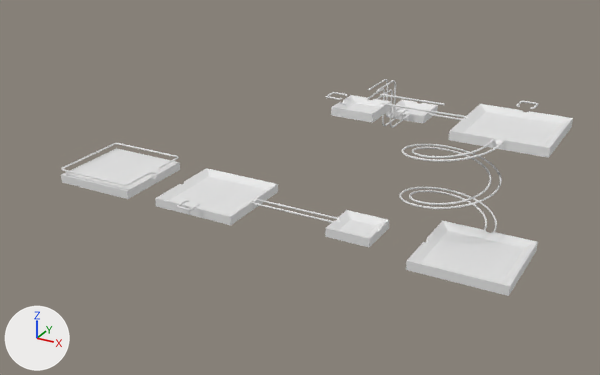
The FBX model Assets/Scenes/Models/Level1.fbx, before and after one commit.
One viewpoint serves both versions: a 50 mm lens placed at (6.39, -7.13, 3.88), pointed at (2.01, 0.83, -0.09). The axes (+X, +Y, +Z) are drawn at lower left. The lights are the same throughout. Where no turn or scale is listed for an object, it has been applied to the vertices. Vertices at the same position are counted once.

The first picture shows 'Level1'.
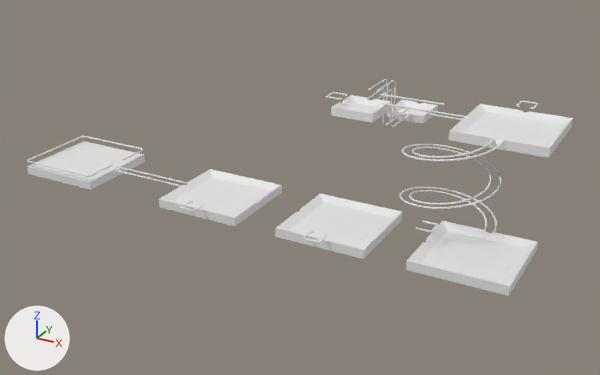
The newer file is also turned or shifted as a whole; pictures and numbers use the older file's frame.

What changed in the scene script:
```text
Change me_mesh:
    used by ob_level1; location = (0.0, 0.0, 0.0)
    remove me_mesh.from_pydata(...)  # 16626 vertices, 16650 faces; spans x -0.51..4.9, y -0.66..2.85, z -0.05..1.14
    add me_mesh.from_pydata(...)  # 16972 vertices, 17005 faces; spans x -1.06..4.9, y -0.66..2.85, z -0.05..1.14
    me_mesh part 1: the loose piece of 14 vertices spanning x -0.5..0.5, y -0.5..0.5, z -0.05..0.05 is moved by (-0.55, 0.0, 0.0)
    me_mesh part 2: the loose piece of 34 vertices spanning x 1.9..2.9, y 0.04..0.06, z 0.02..0.04 is moved by (-1.95, 0.0, 0.0)
    me_mesh part 3: the loose piece of 34 vertices spanning x 1.9..2.9, y -0.06..-0.04, z 0.02..0.04 is moved by (-1.95, 0.0, 0.0)
    me_mesh part 4: the loose piece of 554 vertices spanning x 1.3..1.5, y -0.66..-0.46, z 0.09..0.11 is moved by (0.05, 0.0, 0.0)
    me_mesh part 5: the loose piece of 30 vertices spanning x 0.9..1.9, y -0.5..0.5, z -0.05..0.05 is moved by (0.05, 0.0, 0.0)
    me_mesh part 6: the loose piece of 554 vertices spanning x 1.3..1.5, y -0.66..-0.46, z 0.09..0.11 is copied, and the copy is moved by (1.55, 0.0, 0.0); it spans x 2.85..3.05, y -0.66..-0.46, z 0.09..0.11
    me_mesh part 7: the loose piece of 30 vertices spanning x 0.9..1.9, y -0.5..0.5, z -0.05..0.05 is copied, and the copy is moved by (1.55, 0.0, 0.0); it spans x 2.45..3.45, y -0.5..0.5, z -0.05..0.05
    me_mesh part 8: the loose piece of 1866 vertices spanning x -0.51..0.56, y -0.51..0.51, z 0.11..0.13 is rebuilt with 1290 vertices and now spans x -1.06..-0.04, y -0.51..0.51, z 0.11..0.13
    me_mesh part 9: a new loose piece of 362 vertices spanning x 3.82..4.0, y -0.1..0.1, z 0.19..0.21
    me_mesh part 10: the loose piece of 24 vertices spanning x 2.9..3.4, y -0.25..0.25, z -0.05..0.05 is deleted
```

Where the change shows, as pixel boxes [x1, y1, x2, y2] in the pictures (600 x 375 px; the box of a moved part takes in the faces that stretch with it):
'Level1', reshaped (7% wider): before [61, 79, 573, 296]; after [27, 79, 573, 296]
part 1 of me_mesh, moved or reshaped: before [61, 148, 180, 199]; after [27, 141, 145, 190]
part 2 of me_mesh, moved or reshaped: before [257, 199, 338, 219]; after [121, 167, 187, 184]
part 3 of me_mesh, moved or reshaped: before [253, 202, 333, 223]; after [115, 170, 182, 187]
part 4 of me_mesh, moved or reshaped: before [177, 200, 200, 211]; after [180, 201, 204, 212]
part 5 of me_mesh, moved or reshaped: before [155, 168, 278, 225]; after [159, 169, 282, 226]
part 6 of me_mesh, added: after [303, 231, 328, 243]
part 7 of me_mesh, added: after [275, 194, 403, 259]
part 8 of me_mesh, rebuilt: before [61, 143, 179, 186]; after [27, 136, 143, 177]
part 9 of me_mesh, added: after [416, 220, 438, 232]
part 10 of me_mesh, deleted: before [325, 210, 389, 247]
